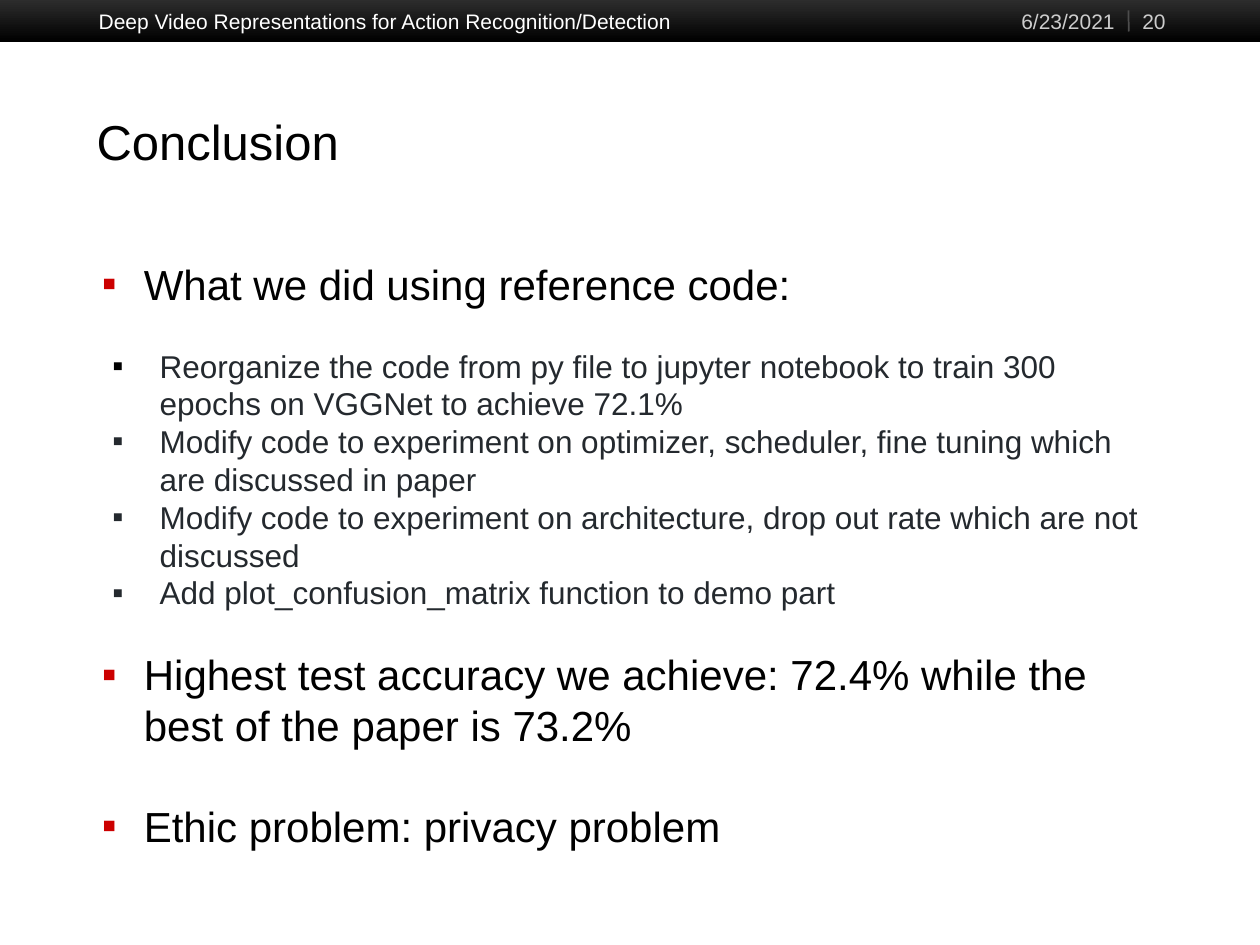
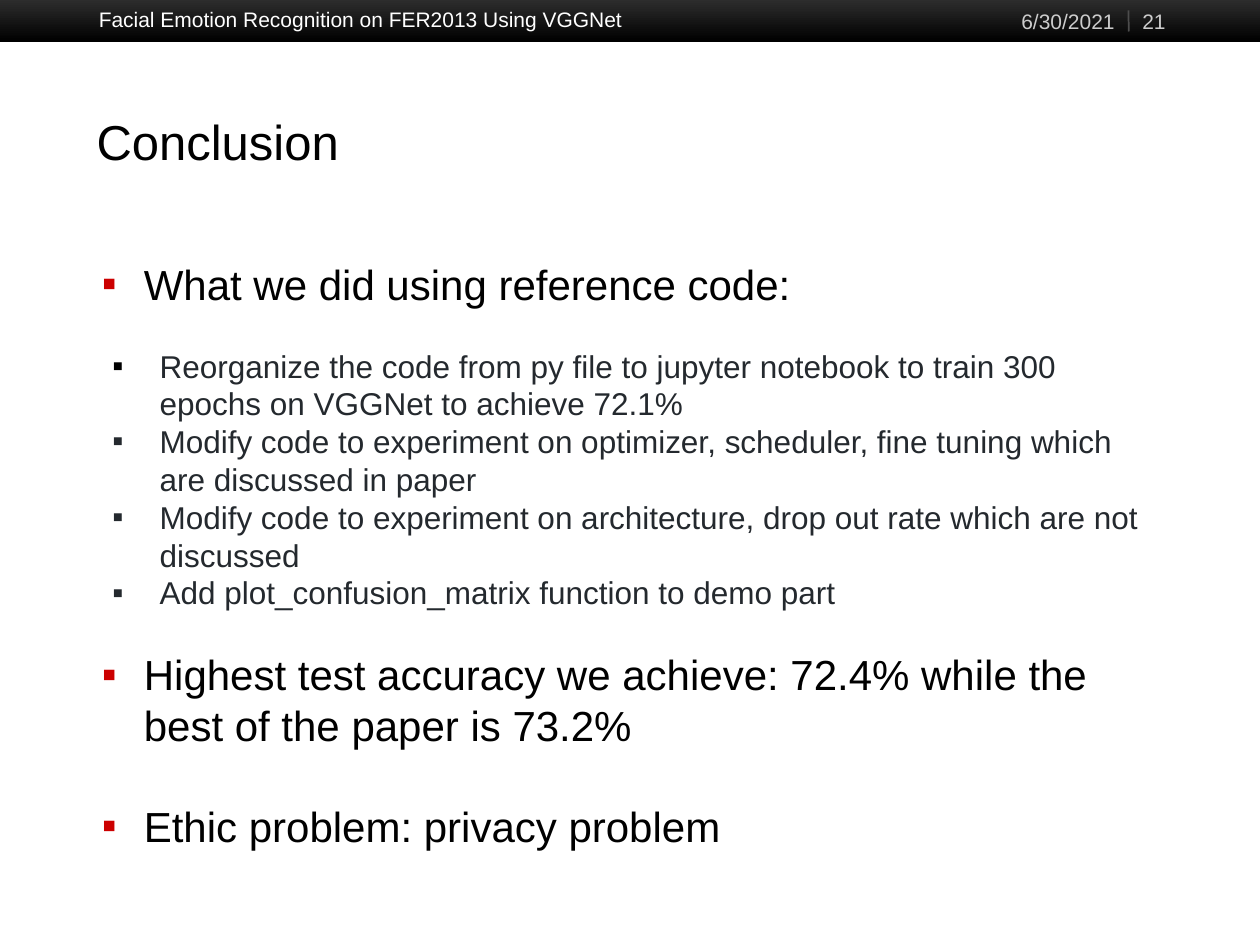
Before and after one commit to JimY233/CS523_Project, a slide deck: slide 21 of Facial Emotion Recognition on FER2013.pptx (slide 20 before the commit). Drawn at 1260x945 pixels with LibreOffice and Linux fonts; fonts in the diff are those of the drawing. Boxes give left, top, right and bottom in pixels: in the first picture for what was removed or moved away, otherwise in the second. Text is boxed around its words. In the diff, an @@ line names an element or a change of style, - is before the commit and + after.

```diff
--- a/Facial Emotion Recognition on FER2013.pptx
+++ b/Facial Emotion Recognition on FER2013.pptx
@@ text removed at bbox=[99, 13, 670, 33] @@
-Deep Video Representations for Action Recognition/Detection
@@ text added at bbox=[99, 11, 622, 31], 12 pt, text #FFFFFF @@
+Facial Emotion Recognition on FER2013 Using VGGNet
@@ text at bbox=[1021, 14, 1114, 29]: text changed @@
-6/23/2021
+6/30/2021
@@ page number at bbox=[1142, 14, 1165, 29]: text changed @@
-20
+21
```
Also in this commit, not shown: 17 other slides changed, 4 slides added, 3 slides removed.
